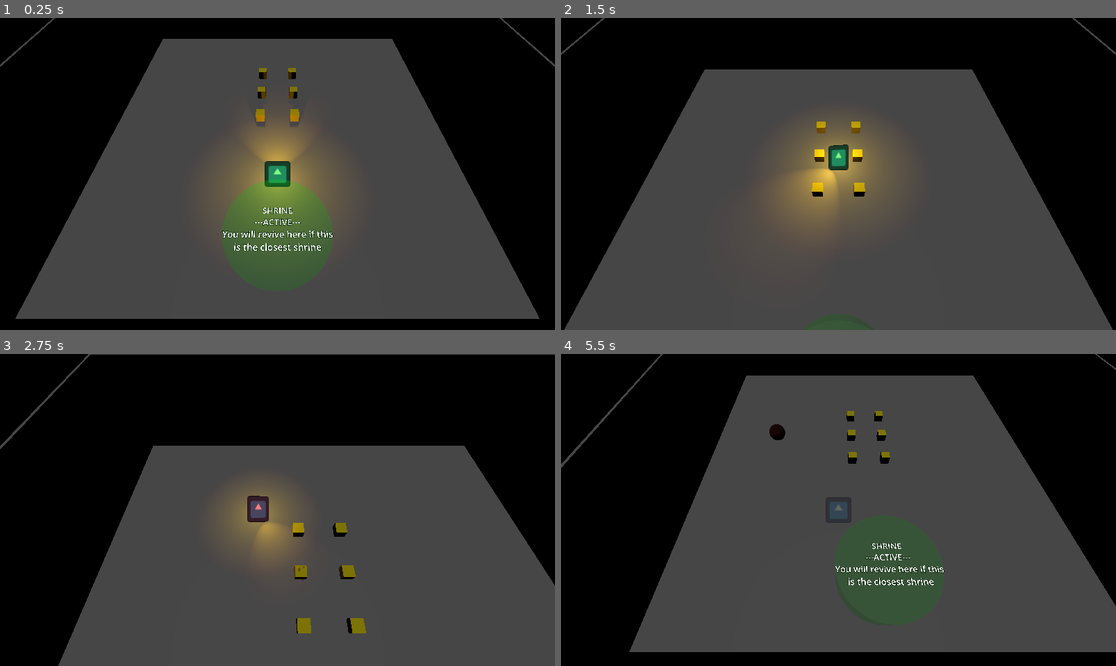
Above: before the commit, frames 1-4 (two rows, left to right).
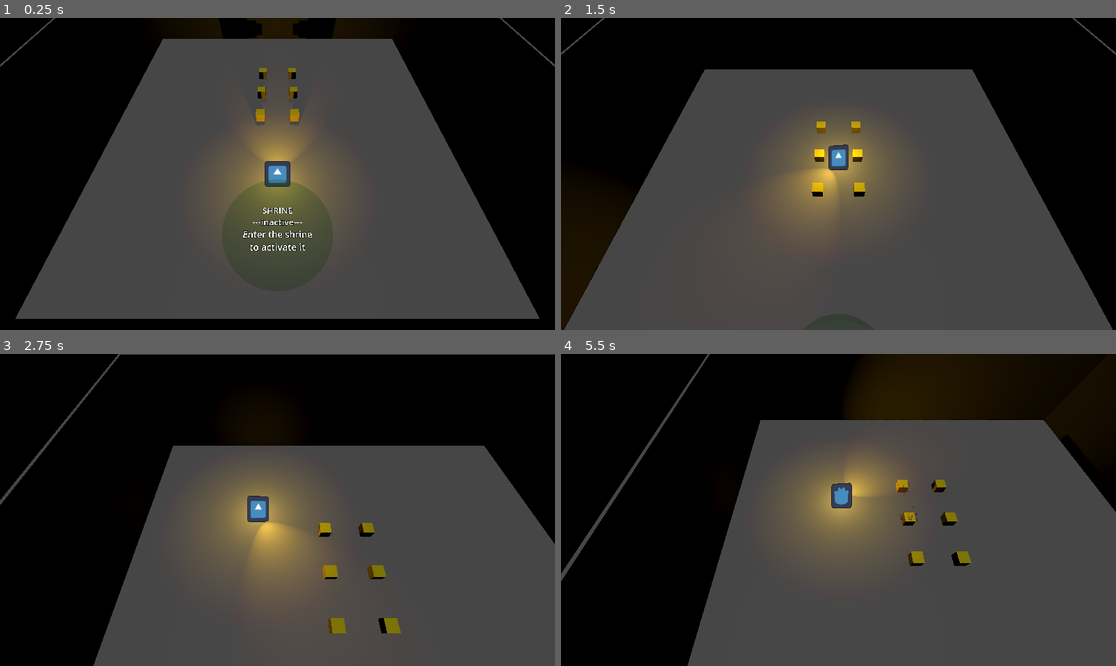
Above: after the commit, the same moments.

Repository: Rusty-Rat-Studios/dead-living-and-dying
Game: Godot game, scene res://test/2.2_ghost_possessable_interaction/2.2_many_ghosts_many_possessables.tscn
The game is run twice, just before and just after one commit, with the same random seed, the same clock (stepped at 60 frames per second) and the same inputs. This scene is started directly instead of the project's main scene. The engine's default icon, where the game draws it, is replaced by a stand-in: a white triangle on a blue panel in a dark square.
Inputs (mouse positions are in pixels of both pictures, inside the frame that each line leads up to):
- Up to frame 1 (0.25 s): no input
- Up to frame 2 (1.5 s): tap Enter at 0.5 s; move the mouse to (810, 236) at 0.52 s; hold Up (ui_up) from 0.53 s (still down); tap E (interact) at 0.6, 1.35 s; tap Keypad Enter (ui_accept) at 0.77 s; move the mouse to (1005, 220) at 1.27 s
- Up to frame 3 (2.75 s): tap Keypad Enter (ui_accept) at 1.52 s; move the mouse to (111, 463) at 2.02 s; release Up (ui_up) at 2.03 s; hold Left (ui_left) from 2.03 s (still down); tap Tab at 2.1 s; tap E (interact) at 2.3 s
- Up to frame 4 (5.5 s): move the mouse to (866, 510) at 2.77 s; tap E (interact) at 2.85, 3.6, 4.55, 5.1 s; tap Keypad Enter (ui_accept) at 3.02, 3.77, 4.52 s; move the mouse to (755, 432) at 3.52 s; release Left (ui_left) at 3.53 s; hold Down (ui_down) 3.53-4.28 s; move the mouse to (960, 494) at 4.27 s; hold Right (ui_right) 4.28-5.03 s; tap Tab at 4.35 s; move the mouse to (727, 525) at 5.02 s; hold Up (ui_up) from 5.03 s (still down)

The runs differ from the first frame. In frame 1, 4.7% of the frame differs, in the area x 37-63%, y 0-78%; in frame 2, 2.1%; in frame 3, 11%; in frame 4, 31%, in the area x 0-100%, y 0-100%.
Error after the commit: Parse Error: Too many arguments for "init()" call. Expected at most 2 but received 3. (res://test/game_debug.gd:18)

Commit message:
Decouple default_shrine

Diff:
--- a/autoloads/signal_bus.gd
+++ b/autoloads/signal_bus.gd
@@ -14,10 +14,6 @@
 @warning_ignore("unused_signal") signal player_entered_room(room: Node3D)
 @warning_ignore("unused_signal") signal player_exited_room(room: Node3D)
 
-# used when player activates shrine
-@warning_ignore("unused_signal") signal activated_shrine(shrine: Shrine)
-# used when player revives at a shrine
-@warning_ignore("unused_signal") signal consumed_shrine(shrine: Shrine)
 # emitted when player contacts their corpse in DEAD state
 @warning_ignore("unused_signal") signal player_revived(corpse_position: Vector3)
 
--- a/game.gd
+++ b/game.gd
@@ -7,7 +7,6 @@
 @onready var player: Player = $Player
 @onready var light_directional: DirectionalLight3D = $DirectionalLight3D
 @onready var corpse: Area3D = preload("res://player/corpse.tscn").instantiate()
-@onready var default_shrine: Shrine = $WorldGrid/RoomBottom/Shrine
 @onready var key_item: Node3D = $WorldGrid/RoomBottom/KeyItem
 
 
@@ -16,9 +15,7 @@
 	# Initialize player
 	# pass reference of state machine, default shrine, and corpse
 	# to be controlled by player
-	player.init($StateMachine, default_shrine, corpse)
-	default_shrine.default = true
-	default_shrine.activate()
+	player.init($StateMachine, corpse)
 	# add corpse to scene as sibling of player
 	# corpse deactivates on initialization - invisible with no collision
 	add_child(corpse)
--- a/game.tscn
+++ b/game.tscn
@@ -78,6 +78,7 @@
 transform = Transform3D(-4.37114e-08, 0, 1, 0, 1, 0, -1, 0, -4.37114e-08, 9.95, 0, 0)
 
 [node name="Shrine" parent="WorldGrid/RoomBottom" instance=ExtResource("11_6msjq")]
+default = true
 
 [node name="Shrine2" parent="WorldGrid/RoomBottom" instance=ExtResource("11_6msjq")]
 transform = Transform3D(1, 0, 0, 0, 1, 0, 0, 0, 1, 0, 1, -6)
--- a/map/shrine.gd
+++ b/map/shrine.gd
@@ -6,13 +6,13 @@
 const TEXT_CONSUMED: String = "SHRINE\r---CONSUMED---\nThis shrine cannot\rbe used anymore"
 const TEXT_INTERACTABLE: String = "[E] Activate"
 
+@export var default: bool
+
 # tracks if shrine has been reached and activated
 @onready var activated: bool = false
 # tracks if player has revived at this shrine
 # for disallowing further revivals at this shrine
 @onready var consumed: bool = false
-# set only for beginning shrine
-@onready var default: bool = false
 # material duplicate for individually modifying material of each shrine
 @onready var material: Material = $MeshInstance3D.get_active_material(0).duplicate()
 # medium green
@@ -32,6 +32,10 @@
 
 	# apply material to shrine
 	$MeshInstance3D.set_surface_override_material(0, material)
+
+	# register the shrine with ShrineManager
+	ShrineManager.register_shrine(self)
+
 	reset()
 
 
@@ -39,6 +43,7 @@
 	consumed = false
 	if default:
 		$Label3D.text = TEXT_ACTIVE
+		activated = true
 		material.albedo_color = color_active
 	else:
 		$Label3D.text = TEXT_INACTIVE
@@ -55,7 +60,6 @@
 	material.albedo_color = color_active
 	$Label3D.text = TEXT_ACTIVE
 	$Label3D.visible = true
-	SignalBus.activated_shrine.emit(self)
 	# remove input detection for interactable and hide message
 	$Interactable.inputs.clear()
 	$Interactable.hide_message()
@@ -67,7 +71,6 @@
 		activated = false
 		material.albedo_color = color_consumed
 		$Label3D.text = TEXT_CONSUMED
-		SignalBus.consumed_shrine.emit(self)
 
 
 func _on_body_entered(_body: Node3D) -> void:
--- a/player/player.gd
+++ b/player/player.gd
@@ -24,9 +24,6 @@
 
 # player state machine, sibling node under Game node
 var state_machine: Node
-# used to track previously visited, non-consumed shrines (including default)
-# default shrine should be element 0 and never be removed from this array
-var active_shrines: Array
 # used to track player corpse - handled by states
 var corpse: Corpse
 
@@ -69,22 +66,15 @@
 	$HitFlash.timeout.connect(_on_hit_flash_timeout)
 	$DamageDetector.area_entered.connect(_on_enemy_area_entered)
 
-	SignalBus.activated_shrine.connect(_on_activated_shrine)
-	SignalBus.consumed_shrine.connect(_on_consumed_shrine)
-
 	SignalBus.item_picked_up.connect(_on_item_picked_up)
 
 	joystick_timer.timeout.connect(_on_joystick_timer_timeout)
 
 
-func init(state_machine: Node, shrine: Shrine, corpse: Corpse) -> void:
-	@warning_ignore("shadowed_variable")
-	self.state_machine = state_machine
-	# add default shrine to active shrines
-	active_shrines.append(shrine)
+func init(_state_machine: Node, _corpse: Corpse) -> void:
+	self.state_machine = _state_machine
 	# set reference to player corpse
-	@warning_ignore("shadowed_variable")
-	self.corpse = corpse
+	self.corpse = _corpse
 
 
 func reset() -> void:
@@ -94,11 +84,6 @@
 	$HitCooldown.stop()
 	$HitFlash.stop()
 
-	# store reference to default shrine before clearing list
-	var default_shrine: Shrine = active_shrines[0]
-	active_shrines.clear()
-	# restore default shrine as only element
-	active_shrines.append(default_shrine)
 	state_machine.change_state(state_machine.starting_state)
 
 	camera.reset()
@@ -290,14 +275,6 @@
 	hit_flash = not hit_flash
 
 
-func _on_activated_shrine(shrine: Shrine) -> void:
-	active_shrines.append(shrine)
-
-
-func _on_consumed_shrine(shrine: Shrine) -> void:
-	active_shrines.remove_at(active_shrines.find(shrine))
-
-
 func _on_item_picked_up(item: Item) -> void:
 	# reparent node as a child to player inventory
 	item.reparent($Inventory)
--- a/player/state_dead.gd
+++ b/player/state_dead.gd
@@ -58,8 +58,8 @@
 	parent.corpse.activate()
 
 	# find and move player to closest active shrine
-	var target_shrine: Shrine = parent.active_shrines[0]
-	target_shrine = Utility.find_closest(parent.active_shrines, parent.global_position)
+	var active_shrines: Array[Shrine] = ShrineManager.get_active_shrines()
+	var target_shrine: Shrine = Utility.find_closest(active_shrines, parent.global_position)
 
 	# disable camera lagging for duration of motion
 	parent.camera.disable()
